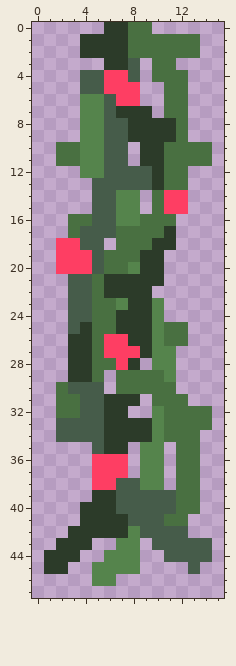
Pixel-art sprite -- assets/Assets/images/attacks/F10RHk.png. The first picture shows the starting point.
The file is 16x48 pixels. Colours within 5 levels of each other are drawn and written as one.
Now the later version:
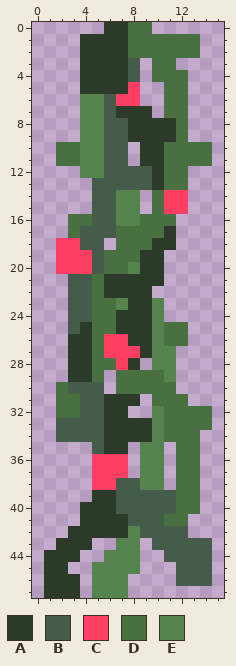
Palette (. is transparent): A #2c3b29  B #465c4a  C #fe3e63  D #497041  E #55844c
Difference:
y 3: x 4..5 .. -> AA
y 4..5: x 4..7 BBCC -> AAAA
y 45: x 12 . -> B; x 14 . -> B
y 46: x 1..3 ... -> AAA; x 7 . -> E; x 12..14 ... -> BBB
y 47: x 1..3 ... -> AAA; x 5..7 ... -> EEE
Pixel boxes of the changes (left, top, right, bottom) in both pictures:
changed: (80, 58, 128, 94)
added: (176, 562, 212, 586)
added: (44, 574, 128, 598)
